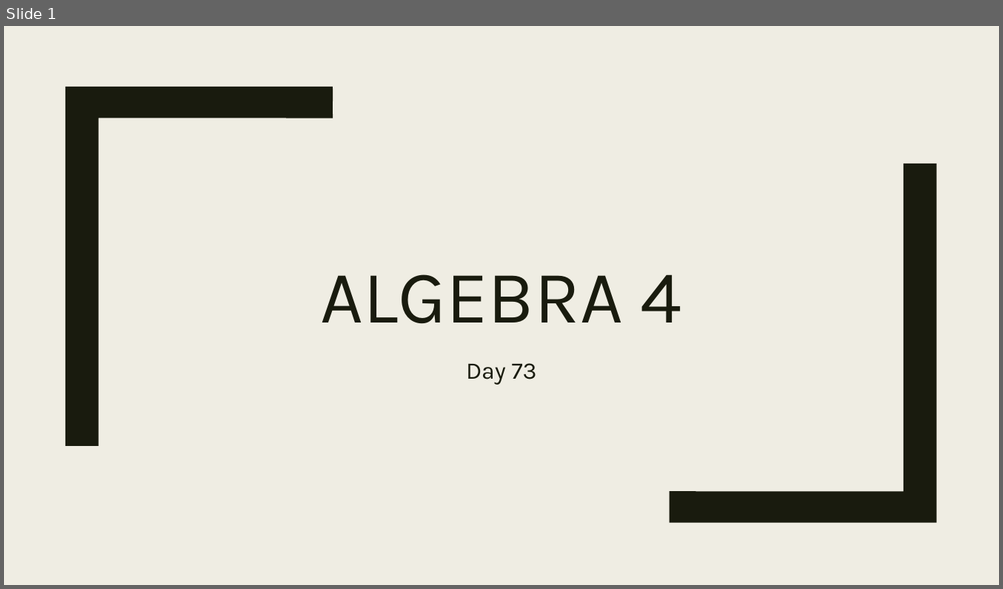
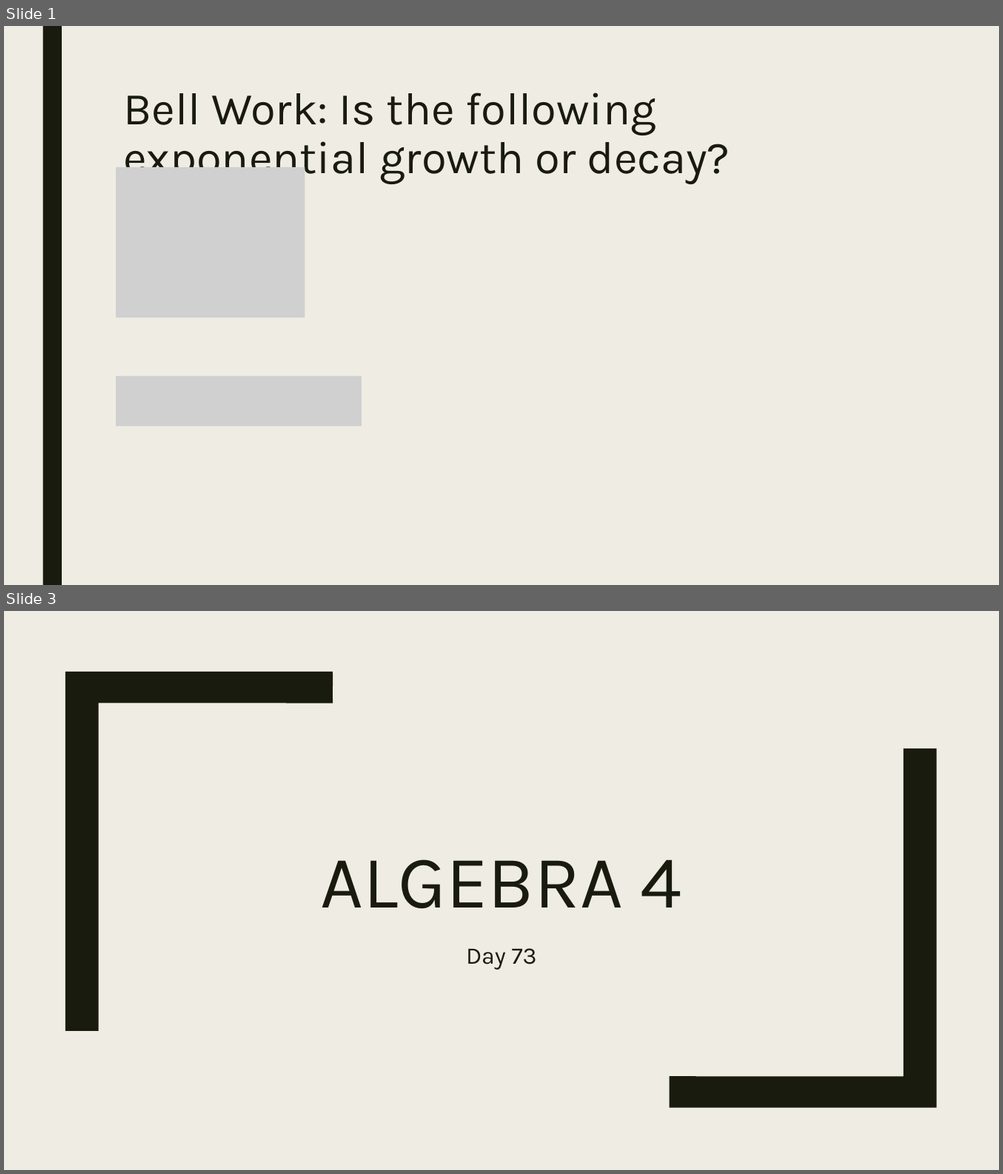
Before and after one commit to codecuddy/algebra_3-4, a slide deck: _PowerPoints/2nd Semester/Unit 9 Logarithms/Algebra_4_Day_073 7.3 Logarithmic Functions as Inverse 7.4 Properties of Logs.pptx. Shown one above the other, each under a label of ours: slide 1 before the commit, slides 1 and 3 after it; the slides between them are not shown. The pictures are 1003x589 and 1003x1174 pixels, drawn with LibreOffice and Linux fonts; fonts in the diff are those of the drawing; grey boxes stand for pictures. Boxes give left, top, right and bottom in pixels: in the first picture for what was removed or moved away, otherwise in the second. Text is boxed around its words. In the diff, an @@ line names an element or a change of style, - is before the commit and + after.

```diff
--- a/_PowerPoints/2nd Semester/Unit 9 Logarithms/Algebra_4_Day_073 7.3 Logarithmic Functions as Inverse 7.4 Properties of Logs.pptx
+++ b/_PowerPoints/2nd Semester/Unit 9 Logarithms/Algebra_4_Day_073 7.3 Logarithmic Functions as Inverse 7.4 Properties of Logs.pptx
@@ slide 1 added at (4, 26, 999, 585), background #EFEDE3 @@
@@ rectangle added at (42, 26, 62, 585), fill #191B0E @@
@@ title added at (123, 93, 730, 184), 44 pt, text #191B0E @@
+Bell Work: Is the following exponential growth or decay?
@@ picture added at (116, 167, 304, 318) @@
@@ picture added at (116, 377, 361, 426) @@
@@ what was slide 1 is now slide 3 @@
```
Also in this commit, not shown: 1 other slide added, 8 other files.
